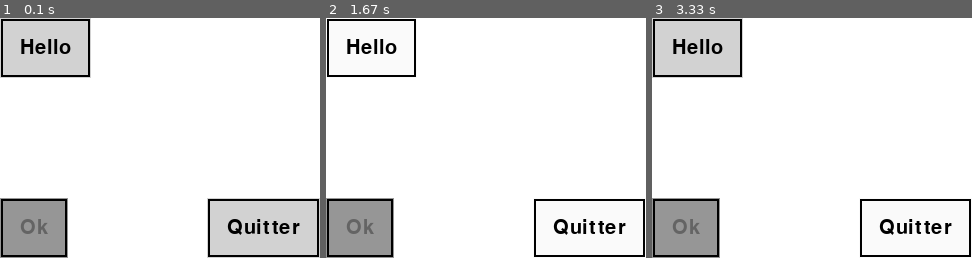
Above: before the commit, frames 1-3 (left to right).
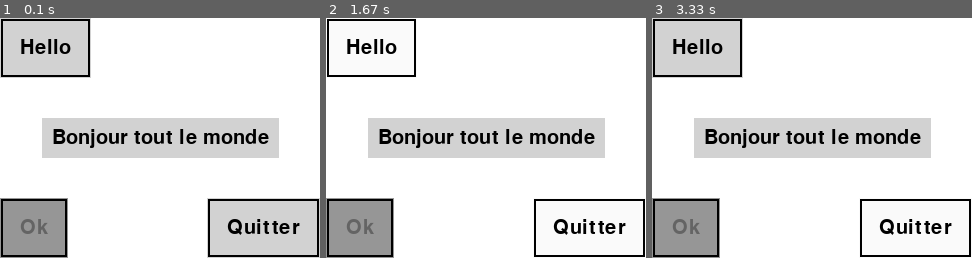
Above: after the commit, the same moments.

Repository: Chaddai/WidgetsInPygame
Game: pygame game, started from demo/simple_widgets.py
The game is run twice, just before and just after one commit, with the same random seed, the same clock (stepped at 60 frames per second) and the same inputs.
Inputs (mouse positions are in pixels of both pictures, inside the frame that each line leads up to):
- Up to frame 1 (0.1 s): no input
- Up to frame 2 (1.67 s): press the mouse at (588, 229) at 0.37 s; move the mouse to (530, 150) at 0.47 s; release the mouse at (473, 70) at 0.6 s; press the mouse at (370, 46) at 0.7 s; move the mouse to (441, 118) at 0.8 s; release the mouse at (511, 188) at 0.93 s
- Up to frame 3 (3.33 s): click (696, 46) at 2.05 s; press the mouse at (696, 46) at 2.37 s; move the mouse to (764, 138) at 2.47 s; release the mouse at (834, 229) at 2.6 s; click (696, 46) at 3.22 s

The runs differ from the first frame. In frame 1, 12% of the frame differs, in the area x 13-88%, y 41-59%; in frame 2, 12%; in frame 3, 12%.

Commit message:
Added a Label widget (much simpler !!)

Diff:
--- a/demo/simple_widgets.py
+++ b/demo/simple_widgets.py
@@ -1,7 +1,7 @@
 import pygame
 from pygame.constants import *
 import wipyg
-from wipyg import buttons
+from wipyg import buttons, label
 from wipyg.abstracts import Button
 
 pygame.init()
@@ -36,7 +36,10 @@
 but_disabled.state = Button.DISABLED
 but_disabled.rect.bottomleft = screen_rect.bottomleft
 
-widgets = pygame.sprite.RenderPlain(but_quit, but_print, but_disabled)
+lab = label.Label(text="Bonjour tout le monde")
+lab.rect.center = screen_rect.center
+
+widgets = pygame.sprite.RenderPlain(but_quit, but_print, but_disabled, lab)
 
 looping = True
 while looping:
--- a/src/wipyg/buttons.py
+++ b/src/wipyg/buttons.py
@@ -12,7 +12,6 @@
         self._font = Font(font, size)
         self._text = text
         self.rect = Rect(0, 0, 0, 0)
-        self._modified = False
         self._draw_button()
 
     def _draw_button(self):
--- a/src/wipyg/label.py
+++ b/src/wipyg/label.py
@@ -0,0 +1,35 @@
+from wipyg.abstracts import *
+from pygame.font import Font
+from pygame import Surface
+from pygame.draw import *
+
+
+class Label(Widget):
+    """A simple label Widget to show some text"""  # TODO add newline support
+
+    def __init__(self, text="Hello", font=None, size=30, color=(0, 0, 0)) -> None:
+        super().__init__()
+        self._font = Font(font, size)
+        self._text = text
+        self._text_color = color
+        self.rect = Rect(0, 0, 0, 0)
+        self._draw_label()
+
+    def _draw_label(self):
+        bg_color = (210, 210, 210)
+
+        pos = self.rect.topleft
+        self._text_img = self._font.render(self._text, True, self._text_color)
+
+        self._text_rect = self._text_img.get_rect()
+        size = self._font.get_height()
+        self.rect = self._text_rect.inflate(size, size)
+        rect_center = (self.rect.w // 2, self.rect.h // 2)
+        self._text_rect.center = rect_center
+
+        self.image = Surface(self.rect.size, SRCALPHA)
+        self.image.fill(bg_color)
+        self.image.blit(self._text_img, self._text_rect)
+
+        # reposition the rect as initially
+        self.rect.topleft = pos
